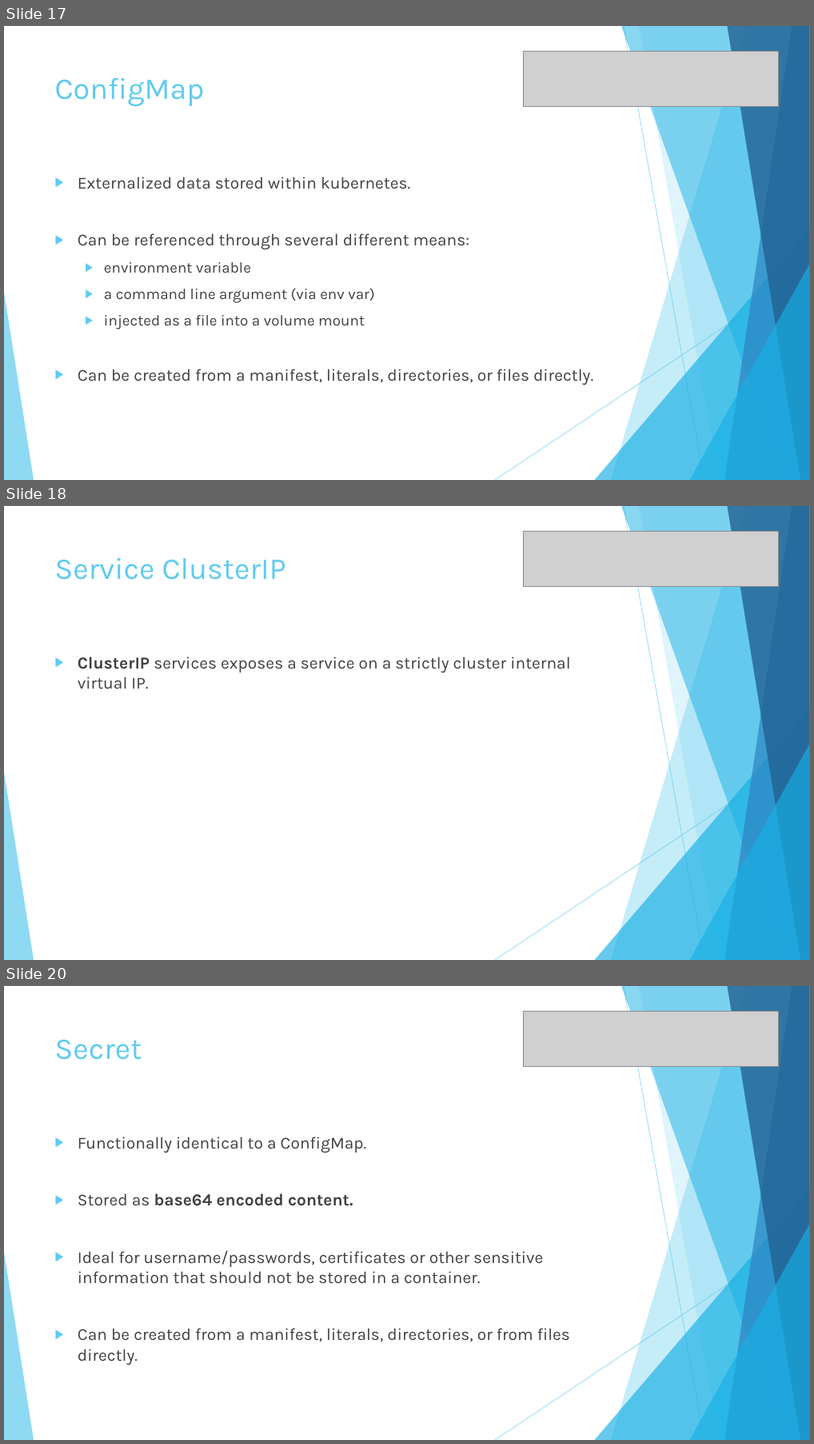
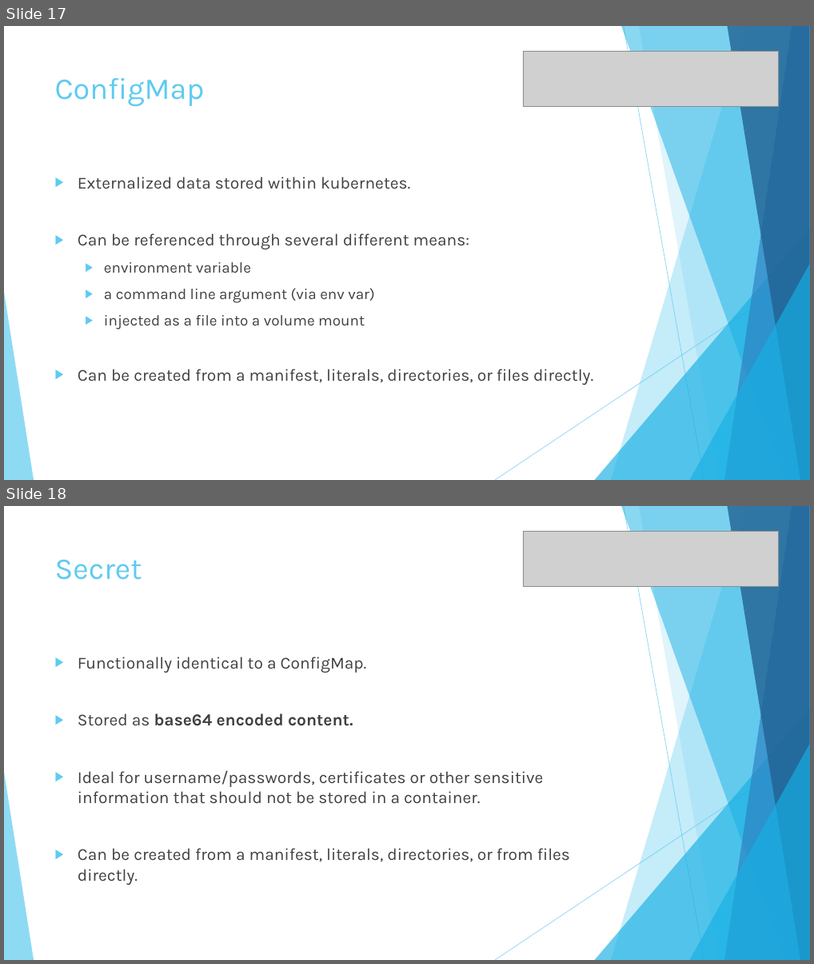
Before and after one commit to fsforza/kubernetes-demo, a slide deck: slides/kube-demo.pptx. Shown one above the other, each under a label of ours: slides 17, 18 and 20 before the commit, slides 17 and 18 after it; the slides between them are not shown. The pictures are 814x1444 and 814x964 pixels, drawn with LibreOffice and Linux fonts; fonts in the diff are those of the drawing; grey boxes stand for pictures. Boxes give left, top, right and bottom in pixels: in the first picture for what was removed or moved away, otherwise in the second. Text is boxed around its words. In the diff, an @@ line names an element or a change of style, - is before the commit and + after.

Commit message:
updated slides adding architecture and improving services

```diff
--- a/slides/kube-demo.pptx
+++ b/slides/kube-demo.pptx
@@ slide 18 removed at box(4, 506, 810, 960), background #FFFFFF; not listed: 10 template elements that a slide beside it also shows @@
@@ picture removed at box(523, 531, 779, 586) @@
@@ title removed at box(55, 558, 286, 580) @@
-Service ClusterIP
@@ text removed at box(78, 656, 570, 689) @@
-▶ ClusterIP services exposes a service on a strictly cluster internal virtual IP.
@@ what was slide 20 is now slide 18 @@
```
Also in this commit, not shown: 2 slides changed, 3 slides added, 1 other slide removed.
